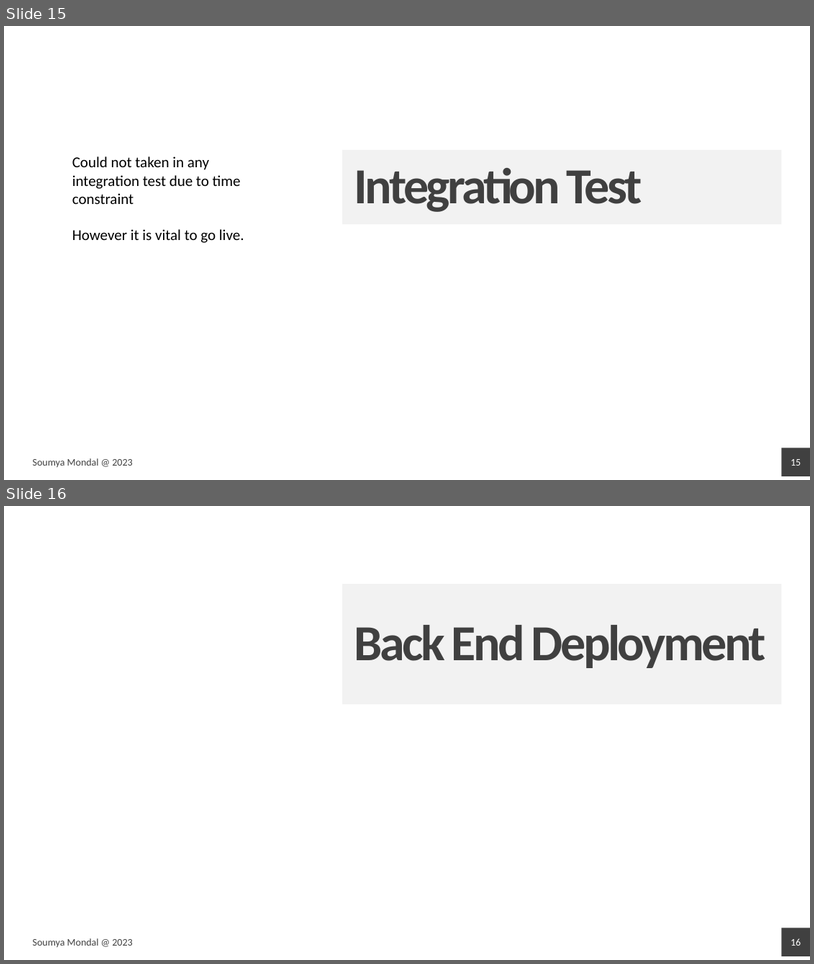
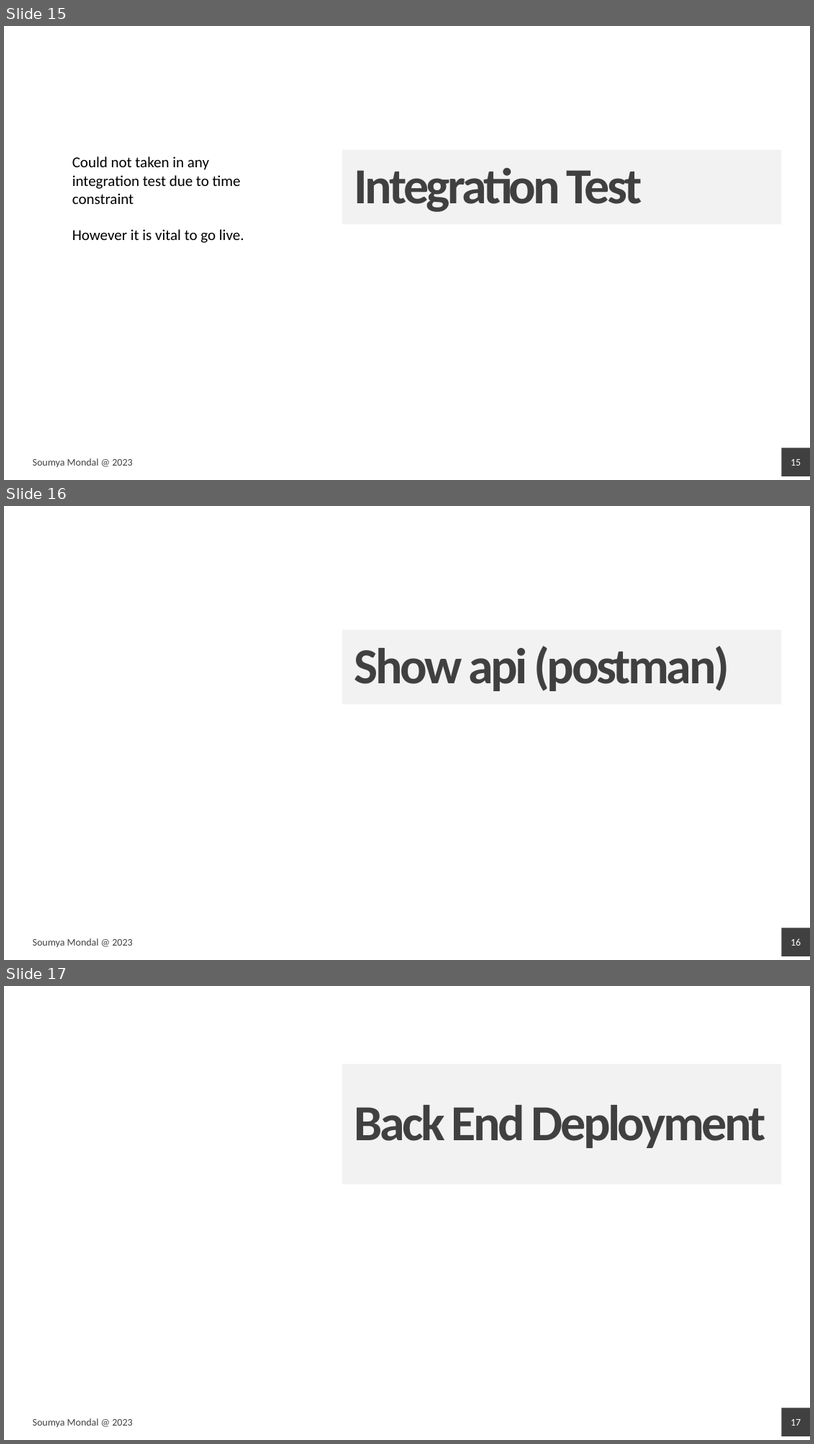
Before and after one commit to smondal8/crowdfund-innovative-world, a slide deck: docs/craftsDemo.pptx. Shown one above the other, each under a label of ours: slides 15 and 16 before the commit, slides 15, 16 and 17 after it. The pictures are 814x964 and 814x1444 pixels, drawn with LibreOffice and Linux fonts; fonts in the diff are those of the drawing. Boxes give left, top, right and bottom in pixels: in the first picture for what was removed or moved away, otherwise in the second. Text is boxed around its words. In the diff, an @@ line names an element or a change of style, - is before the commit and + after.

```diff
--- a/docs/craftsDemo.pptx
+++ b/docs/craftsDemo.pptx
@@ slide 16 added at (4,506,810,960), background #FFFFFF @@
@@ title added at (343,629,782,704), fill #F2F2F2, 60 pt, text #404040, bold @@
+Show api (postman)
@@ page number added at (782,928,810,956), fill #404040, 12 pt, text #FFFFFF @@
+16
@@ text added at (33,938,132,947), 12 pt, text #404040 @@
+Soumya Mondal @ 2023
@@ what was slide 16 is now slide 17 @@
@@ page number at (791,1419,801,1425): text changed @@
-16
+17
```
Also in this commit, not shown: 3 slides changed.
